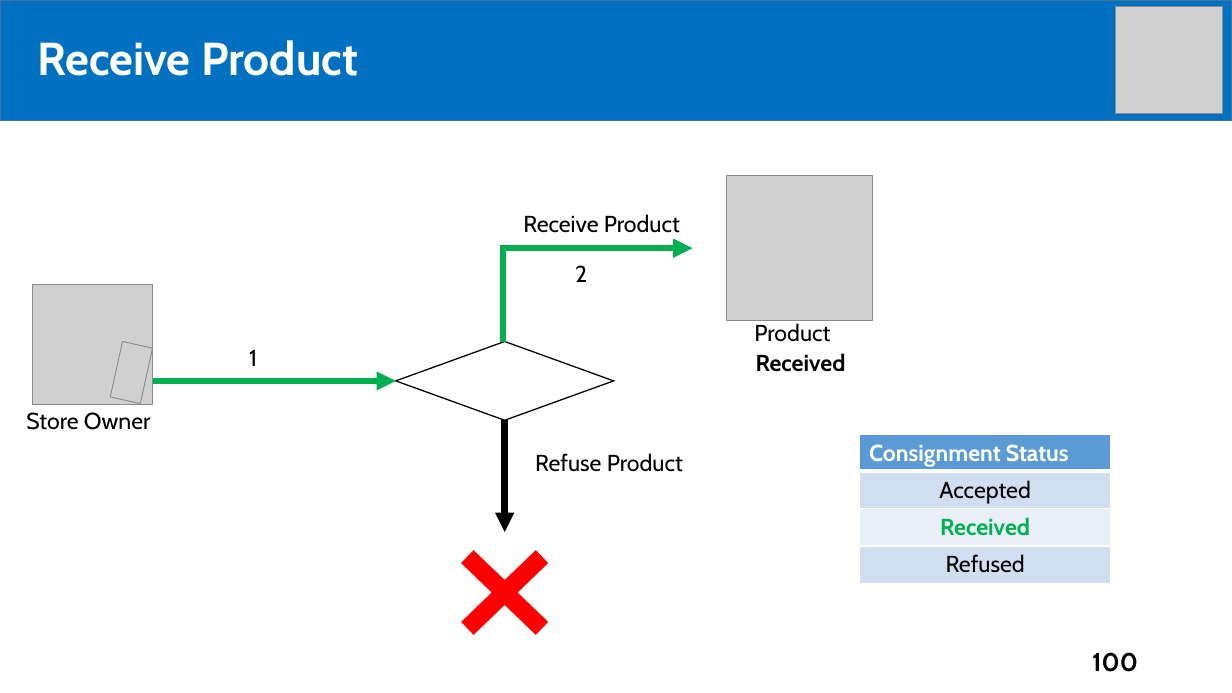
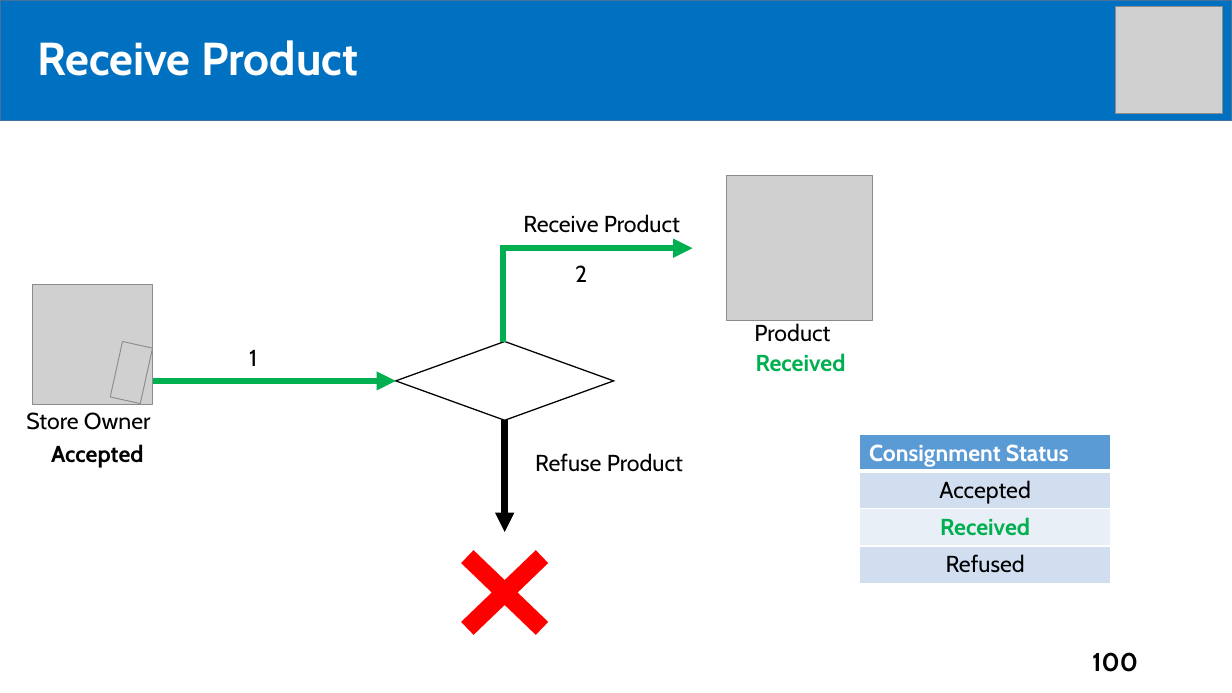
Before and after one commit to tiendan3108/CP, a slide deck: slide 100 of Source/Presentation/PreFinalPresentation.pptx. Drawn at 1232x693 pixels with LibreOffice and Linux fonts; fonts in the diff are those of the drawing; grey boxes stand for pictures. Boxes give left, top, right and bottom in pixels: in the first picture for what was removed or moved away, otherwise in the second. Text is boxed around its words. In the diff, an @@ line names an element or a change of style, - is before the commit and + after.

```diff
--- a/Source/Presentation/PreFinalPresentation.pptx
+++ b/Source/Presentation/PreFinalPresentation.pptx
@@ text "Received" at <box>756,353,846,372</box>: text colour #000000 to #00B050 @@
@@ text added at <box>51,444,144,468</box>, 18 pt, text #000000, bold @@
+Accepted
```
Also in this commit, not shown: 9 other slides changed, 1 slide added.
